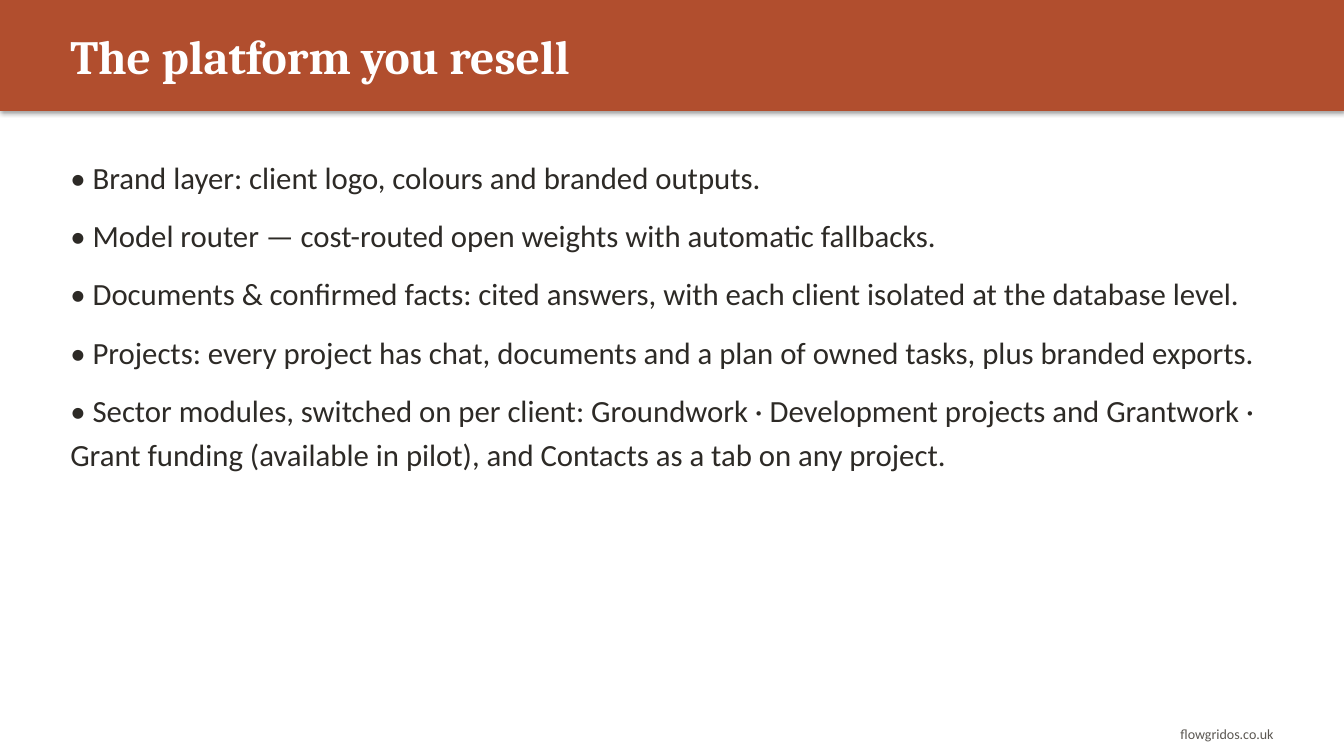
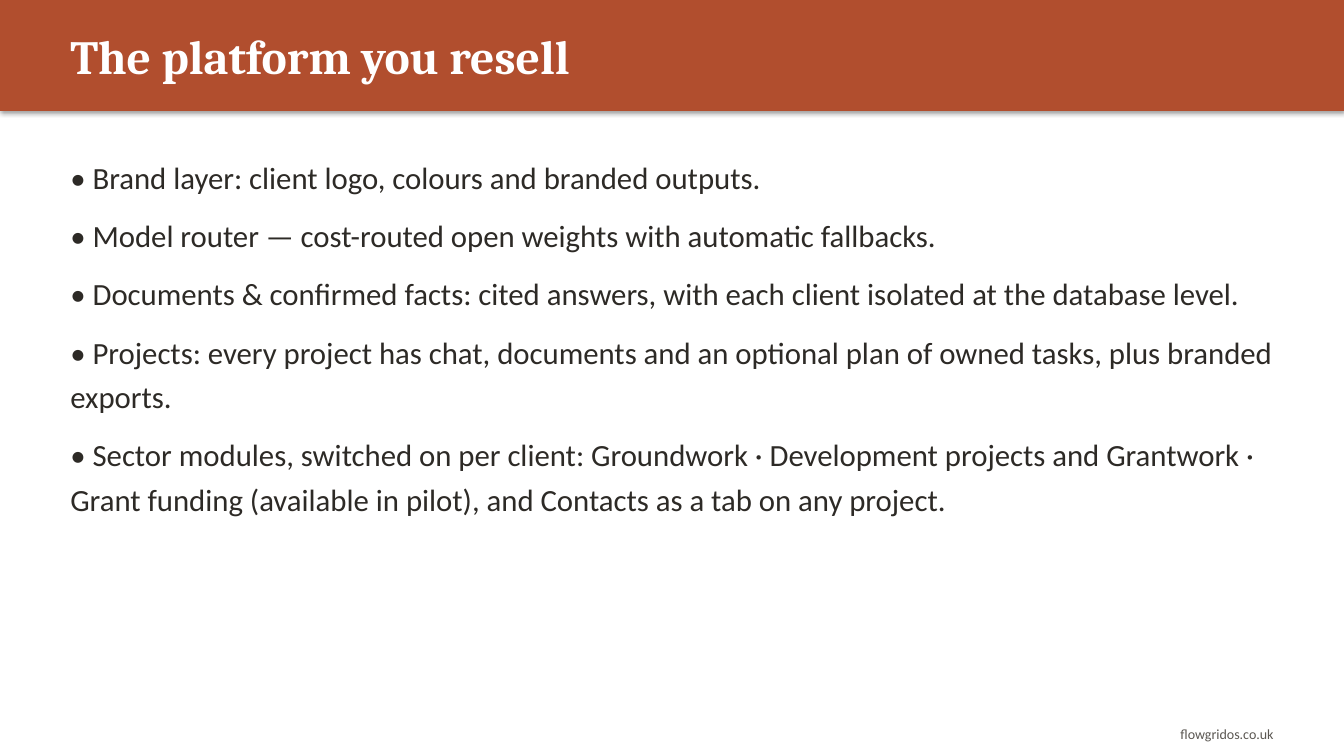
Before and after one commit to CliveStruv56/operations-engine, a slide deck: slide 3 of docs/flowgrid-os-partner-deck.pptx. Drawn at 1344x756 pixels with LibreOffice and Linux fonts; fonts in the diff are those of the drawing. Boxes give left, top, right and bottom in pixels: in the first picture for what was removed or moved away, otherwise in the second. Text is boxed around its words. In the diff, an @@ line names an element or a change of style, - is before the commit and + after.

```diff
--- a/docs/flowgrid-os-partner-deck.pptx
+++ b/docs/flowgrid-os-partner-deck.pptx
@@ text at (x1=70, y1=342, x2=1272, y2=413): text changed @@
-• Projects: every project has chat, documents and a plan of owned tasks, plus branded exports.
+• Projects: every project has chat, documents and an optional plan of owned tasks, plus branded exports.
```
Also in this commit, not shown: 14 other files.
